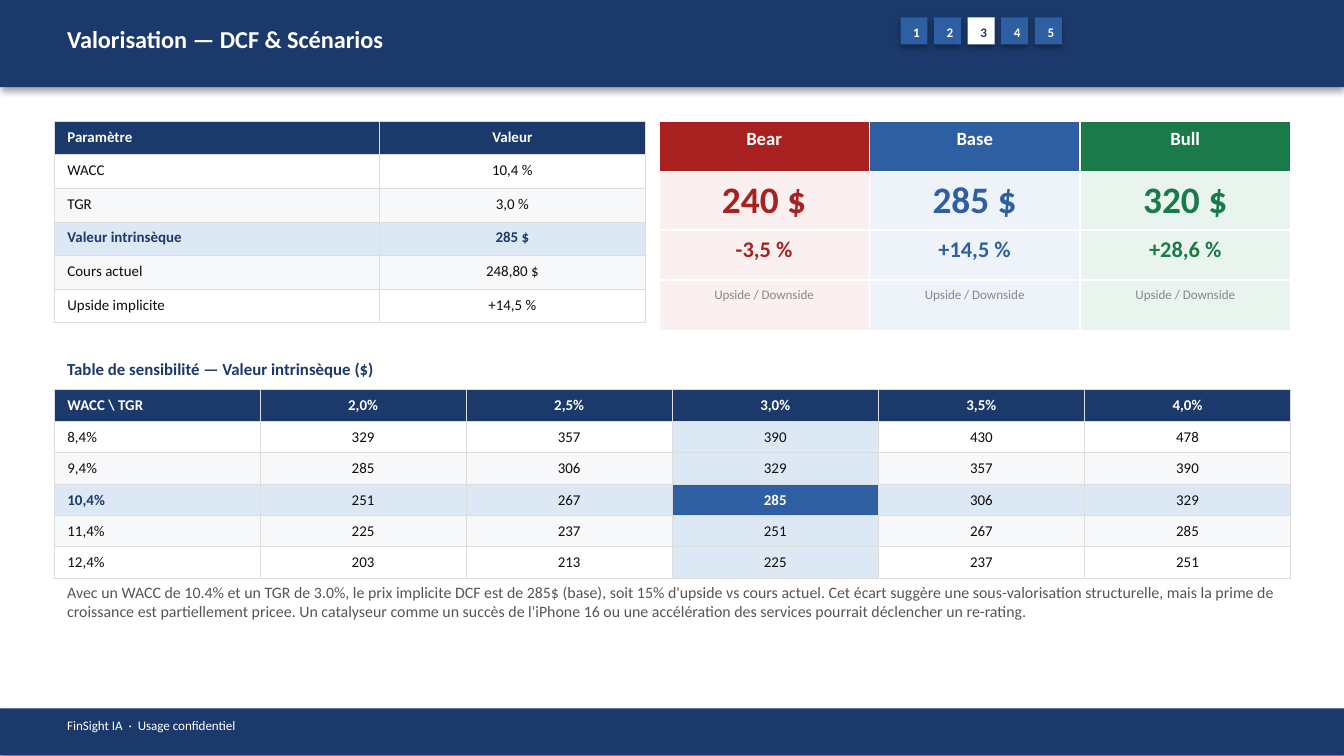
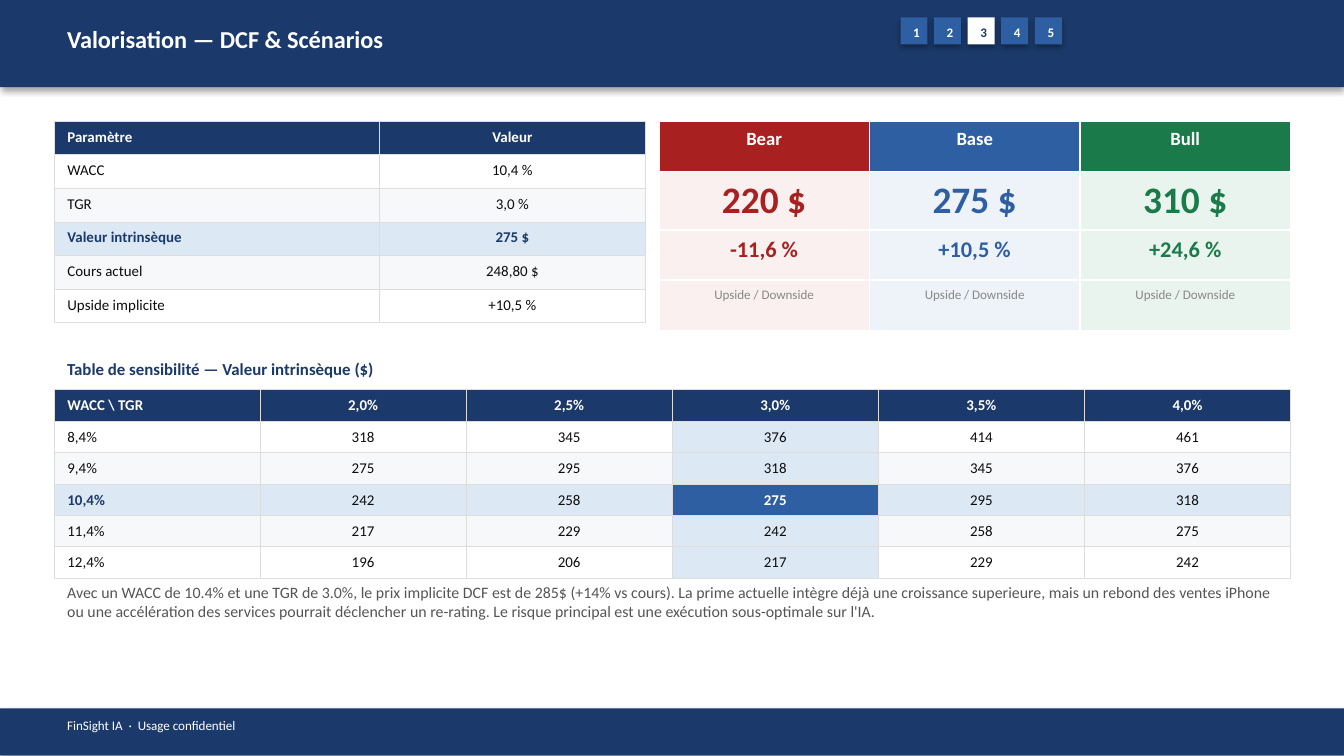
Before and after one commit to baptistejeh07-art/finsight-ia, a slide deck: slide 12 of preview/AAPL/AAPL_pitchbook.pptx. Drawn at 1344x756 pixels with LibreOffice and Linux fonts; fonts in the diff are those of the drawing. Boxes give left, top, right and bottom in pixels: in the first picture for what was removed or moved away, otherwise in the second. Text is boxed around its words. In the diff, an @@ line names an element or a change of style, - is before the commit and + after.

```diff
--- a/preview/AAPL/AAPL_pitchbook.pptx
+++ b/preview/AAPL/AAPL_pitchbook.pptx
@@ table at [54, 121, 645, 323] @@
-row 4, column 2: 285 $
+row 4, column 2: 275 $
-row 6, column 2: +14,5 %
+row 6, column 2: +10,5 %
@@ table at [659, 121, 1292, 323] @@
-row 2: 240 $ | 285 $ | 320 $
+row 2: 220 $ | 275 $ | 310 $
-row 3: -3,5 % | +14,5 % | +28,6 %
+row 3: -11,6 % | +10,5 % | +24,6 %
@@ table at [54, 390, 1288, 573] @@
-row 2: 8,4% | 329 | 357 | 390 | 430 | 478
+row 2: 8,4% | 318 | 345 | 376 | 414 | 461
-row 3: 9,4% | 285 | 306 | 329 | 357 | 390
+row 3: 9,4% | 275 | 295 | 318 | 345 | 376
-row 4: 10,4% | 251 | 267 | 285 | 306 | 329
+row 4: 10,4% | 242 | 258 | 275 | 295 | 318
-row 5: 11,4% | 225 | 237 | 251 | 267 | 285
+row 5: 11,4% | 217 | 229 | 242 | 258 | 275
-row 6: 12,4% | 203 | 213 | 225 | 237 | 251
+row 6: 12,4% | 196 | 206 | 217 | 229 | 242
@@ text at [67, 586, 1270, 620]: text changed @@
-Avec un WACC de 10.4% et un TGR de 3.0%, le prix implicite DCF est de 285$ (base), soit 15% d'upside vs cours actuel. Cet écart suggère une sous-valorisation structurelle, mais la prime de croissance est partiellement pricee. Un catalyseur comme un succès de l'iPhone 16 ou une accélération des services pourrait déclencher un re-rating.
+Avec un WACC de 10.4% et une TGR de 3.0%, le prix implicite DCF est de 285$ (+14% vs cours). La prime actuelle intègre déjà une croissance superieure, mais un rebond des ventes iPhone ou une accélération des services pourrait déclencher un re-rating. Le risque principal est une exécution sous-optimale sur l'IA.
```
Also in this commit, not shown: 14 other slides changed, 4 other files.
